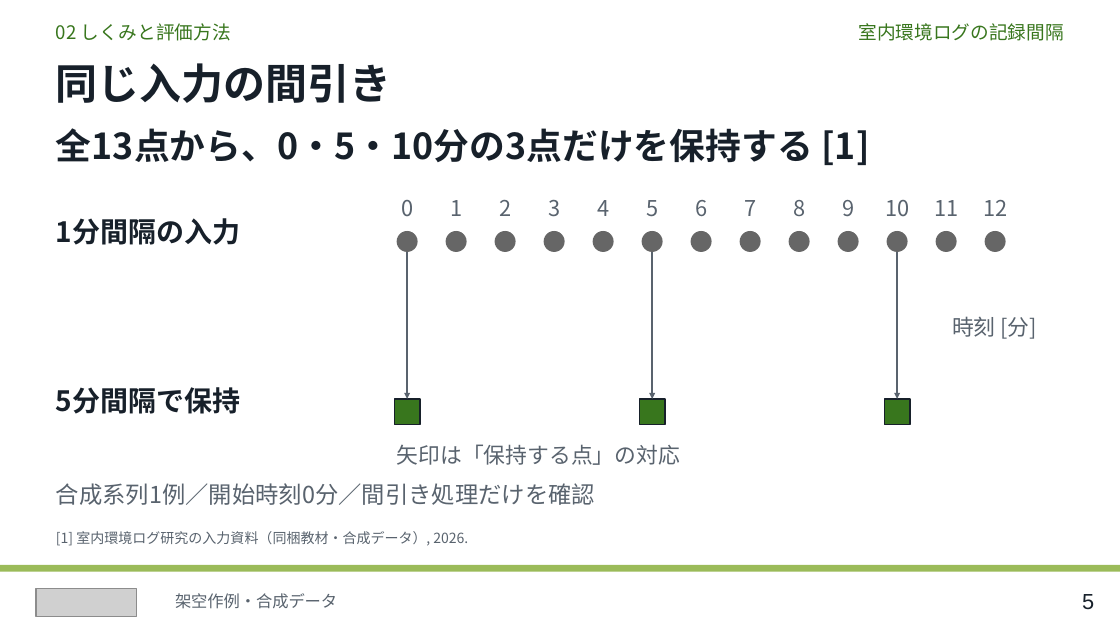
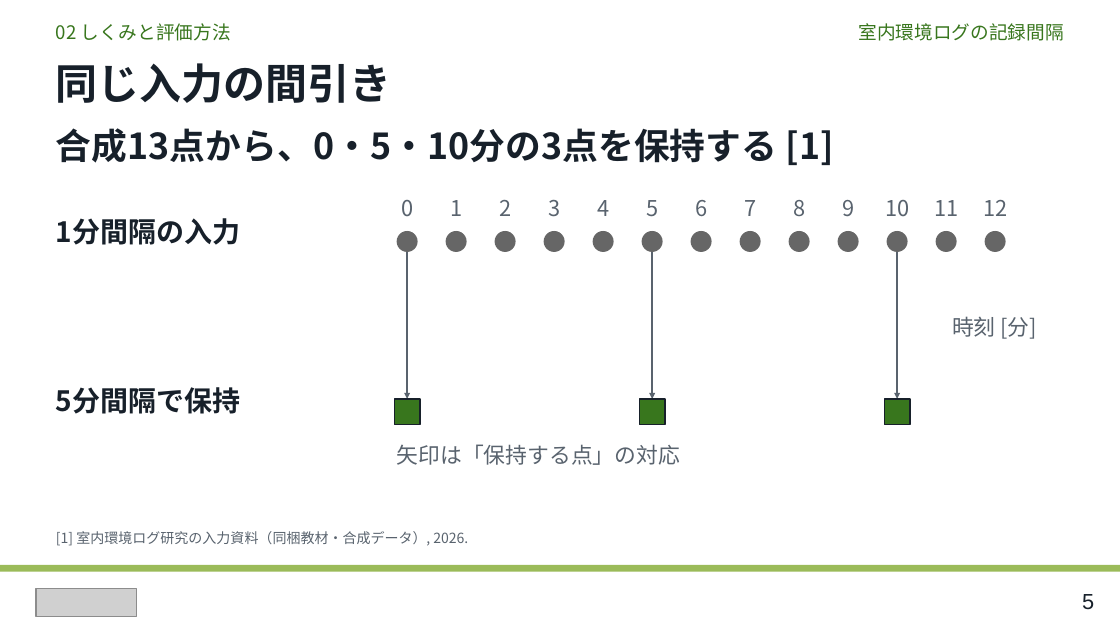
Before and after one commit to cpslab/skill-create-slides, a slide deck: slide 5 of assets/visual-reference/cps-layout-reference.pptx. Drawn at 1120x630 pixels with LibreOffice and Linux fonts; fonts in the diff are those of the drawing; grey boxes stand for pictures. Boxes give left, top, right and bottom in pixels: in the first picture for what was removed or moved away, otherwise in the second. Text is boxed around its words. In the diff, an @@ line names an element or a change of style, - is before the commit and + after.

```diff
--- a/assets/visual-reference/cps-layout-reference.pptx
+++ b/assets/visual-reference/cps-layout-reference.pptx
@@ text at [56,128,834,165]: text changed @@
-全13点から、0・5・10分の3点だけを保持する [1]
+合成13点から、0・5・10分の3点を保持する [1]
@@ text removed at [56,483,595,505] @@
-合成系列1例／開始時刻0分／間引き処理だけを確認
@@ text removed at [175,593,337,609] @@
-架空作例・合成データ
```
Also in this commit, not shown: 8 other slides changed, 24 other files.
